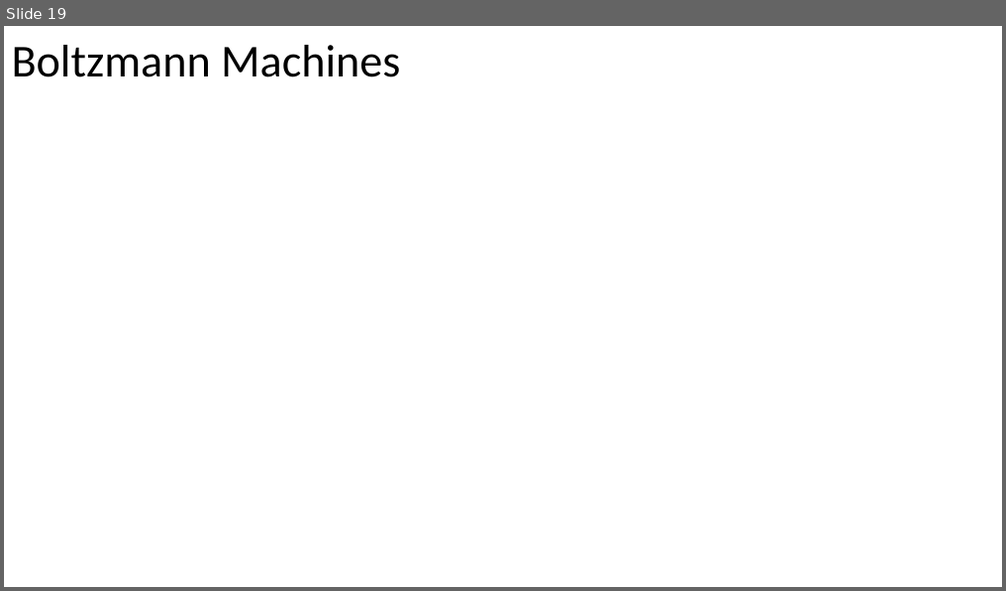
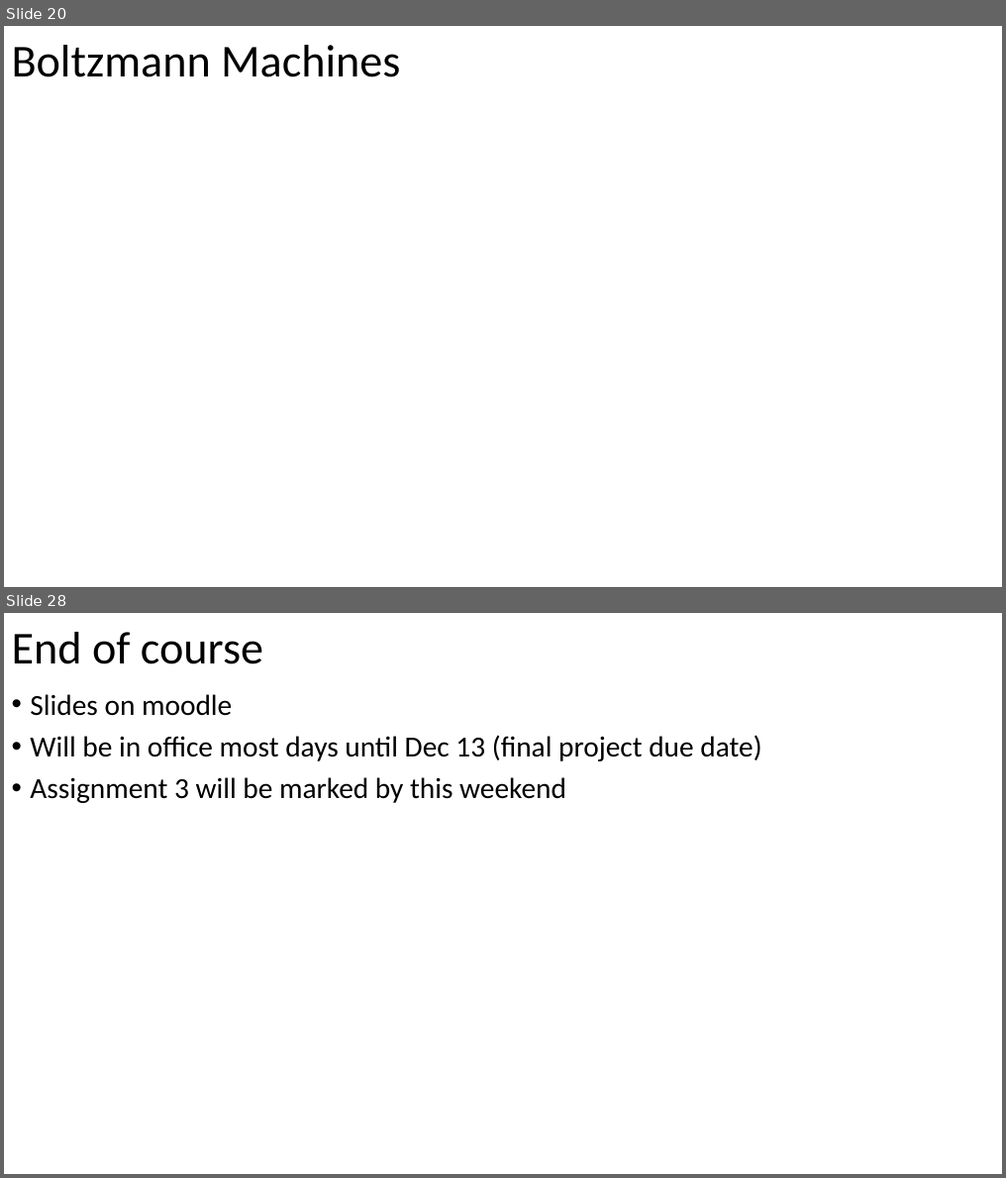
Before and after one commit to russellu/cs405, a slide deck: Lecture_32.pptx. Shown one above the other, each under a label of ours: slide 19 before the commit, slides 20 and 28 after it; the slides between them are not shown. The pictures are 1006x591 and 1006x1178 pixels, drawn with LibreOffice and Linux fonts; fonts in the diff are those of the drawing; background and template pictures are left out. Boxes give left, top, right and bottom in pixels: in the first picture for what was removed or moved away, otherwise in the second. Text is boxed around its words. In the diff, an @@ line names an element or a change of style, - is before the commit and + after.

```diff
--- a/Lecture_32.pptx
+++ b/Lecture_32.pptx
@@ slide 28 added at (4, 613, 1002, 1174), background #FFFFFF @@
@@ title added at (12, 632, 263, 664), 44 pt, text #000000 @@
+End of course
@@ text added at (30, 694, 761, 803), 28 pt, text #000000 @@
+• Slides on moodle
+• Will be in office most days until Dec 13 (final project due date)
+• Assignment 3 will be marked by this weekend
@@ what was slide 19 is now slide 20 @@
```
Also in this commit, not shown: 3 slides changed, 8 other slides added, 10 slides removed, 1 other file.
